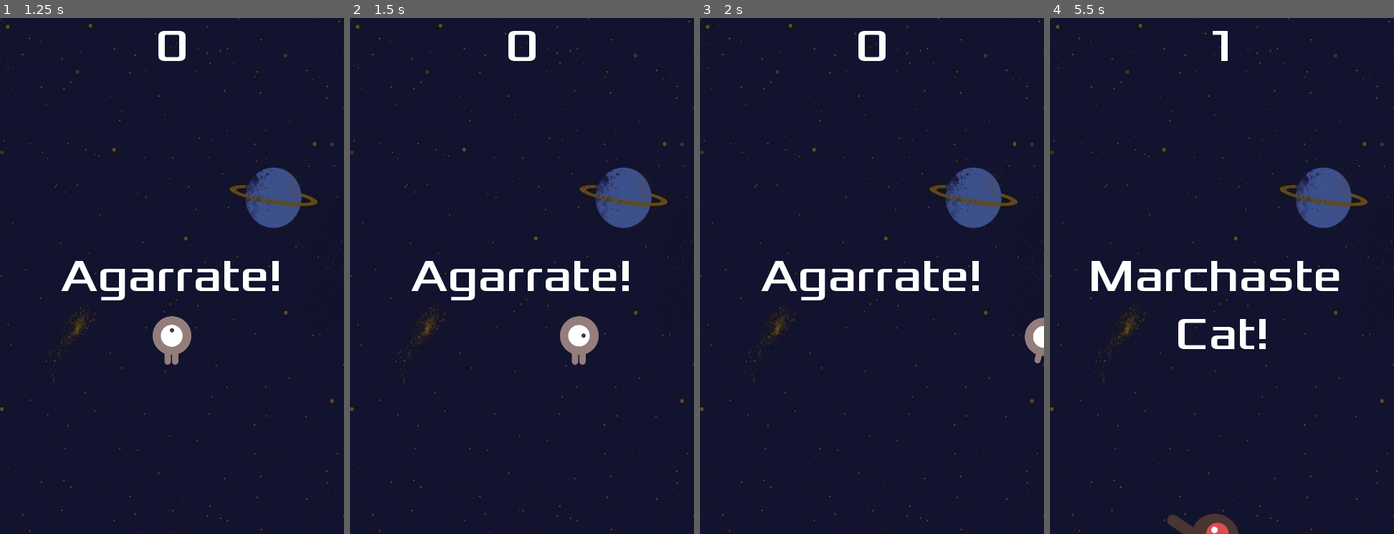
Above: before the commit, frames 1-4 (left to right).
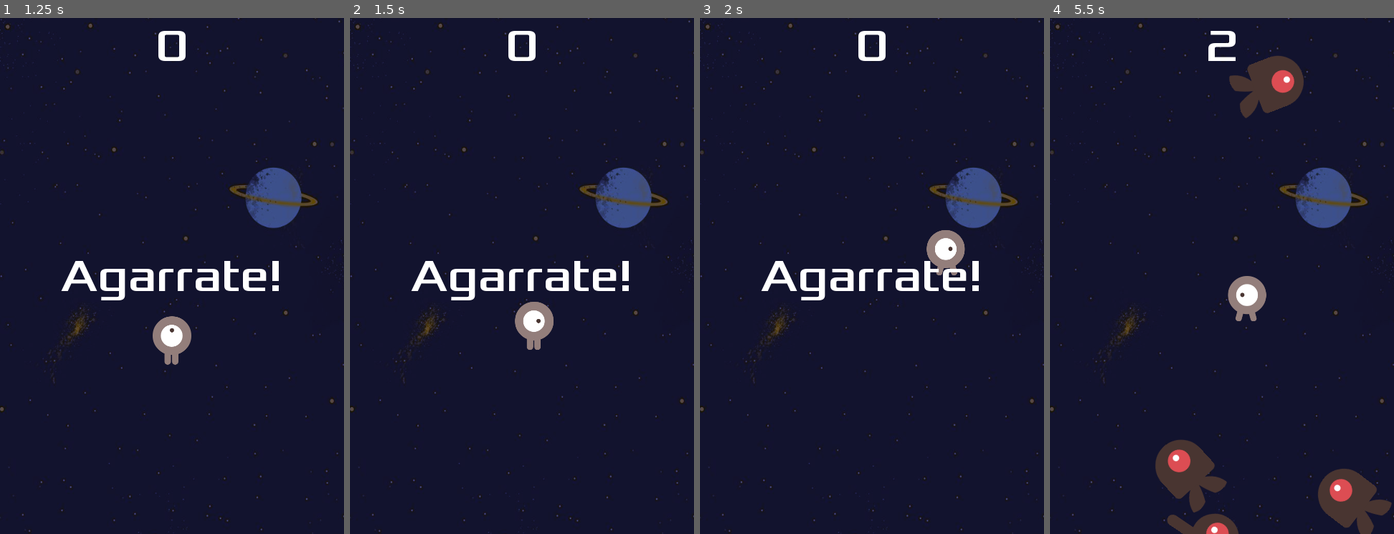
Above: after the commit, the same moments.

Repository: jpmartinez/godot-test
Game: Godot game, scene res://Main.tscn
Same seed, same stepped clock (60 frames per second), same inputs: the game is played once before the commit and once after it.
Inputs (mouse positions are in pixels of both pictures, inside the frame that each line leads up to):
- Up to frame 1 (1.25 s): click "Start" at 0.5 s
- Up to frame 2 (1.5 s): tap Enter at 1.25 s; move the mouse to (597, 250) at 1.27 s; hold Right (ui_right) from 1.28 s (still down); click (597, 250) at 1.42 s
- Up to frame 3 (2 s): keep holding Right (ui_right)
- Up to frame 4 (5.5 s): move the mouse to (1153, 301) at 2.02 s; release Right (ui_right) at 2.03 s; hold Down (ui_down) 2.03-2.78 s; click (1153, 301) at 2.17 s; move the mouse to (1256, 162) at 2.77 s; hold Right (ui_right) 2.78-3.53 s; click (1256, 162) at 2.92 s; move the mouse to (1204, 379) at 3.52 s; hold Up (ui_up) 3.53-4.28 s; click (1204, 379) at 3.67 s; move the mouse to (1325, 353) at 4.27 s; hold Left (ui_left) from 4.28 s (still down); click (1325, 353) at 4.42 s; move the mouse to (1118, 198) at 5.02 s; click (1118, 198) at 5.17 s

Frame 1 is identical in both runs. In frame 2, 1.5% of the frame differs, in the area x 47-73%, y 55-68%; in frame 3, 1.1%; in frame 4, 8.1%, in the area x 12-100%, y 2-100%.

Commit message:
Exportable

Diff:
--- a/Player.gd
+++ b/Player.gd
@@ -4,22 +4,26 @@
 
 export var speed = 400
 var screen_size
+var target = Vector2()
 
 func _ready():
+	hide()
 	screen_size = get_viewport_rect().size
-	hide()
 
 
 func _process(delta):
 	var velocity = Vector2()
-	if Input.is_action_pressed("ui_right"):
-		velocity.x += 1
-	if Input.is_action_pressed("ui_left"):
-		velocity.x -= 1
-	if Input.is_action_pressed("ui_down"):
-		velocity.y += 1
-	if Input.is_action_pressed("ui_up"):
-		velocity.y -= 1
+
+	if position.distance_to(target) > 10:
+		velocity = (target - position).normalized() * speed
+	else:
+		velocity = Vector2()
+
+	if velocity.length() > 0:
+		velocity = velocity.normalized() * speed
+		$AnimatedSprite.play()
+	else:
+		$AnimatedSprite.stop()
 
 	if velocity.x != 0:
 		$AnimatedSprite.animation = "right"
@@ -45,9 +49,14 @@
 	$AnimatedSprite.frame = 0
 	$AnimatedSprite.flip_v = false
 	$AnimatedSprite.flip_h = false
+	target = pos
 	show()
 	$CollisionShape2D.disabled = false
 
+
+func _input(event):
+	if event is InputEventScreenTouch and event.pressed:
+		target = event.position
 
 func _on_Player_body_entered(_body):
 	hide()
--- a/project.godot
+++ b/project.godot
@@ -24,6 +24,13 @@
 window/size/width=480
 window/size/height=720
 window/size/resizable=false
+window/handheld/orientation="portrait"
+window/stretch/mode="2d"
+window/stretch/aspect="keep"
+
+[input_devices]
+
+pointing/emulate_touch_from_mouse=true
 
 [rendering]
 
